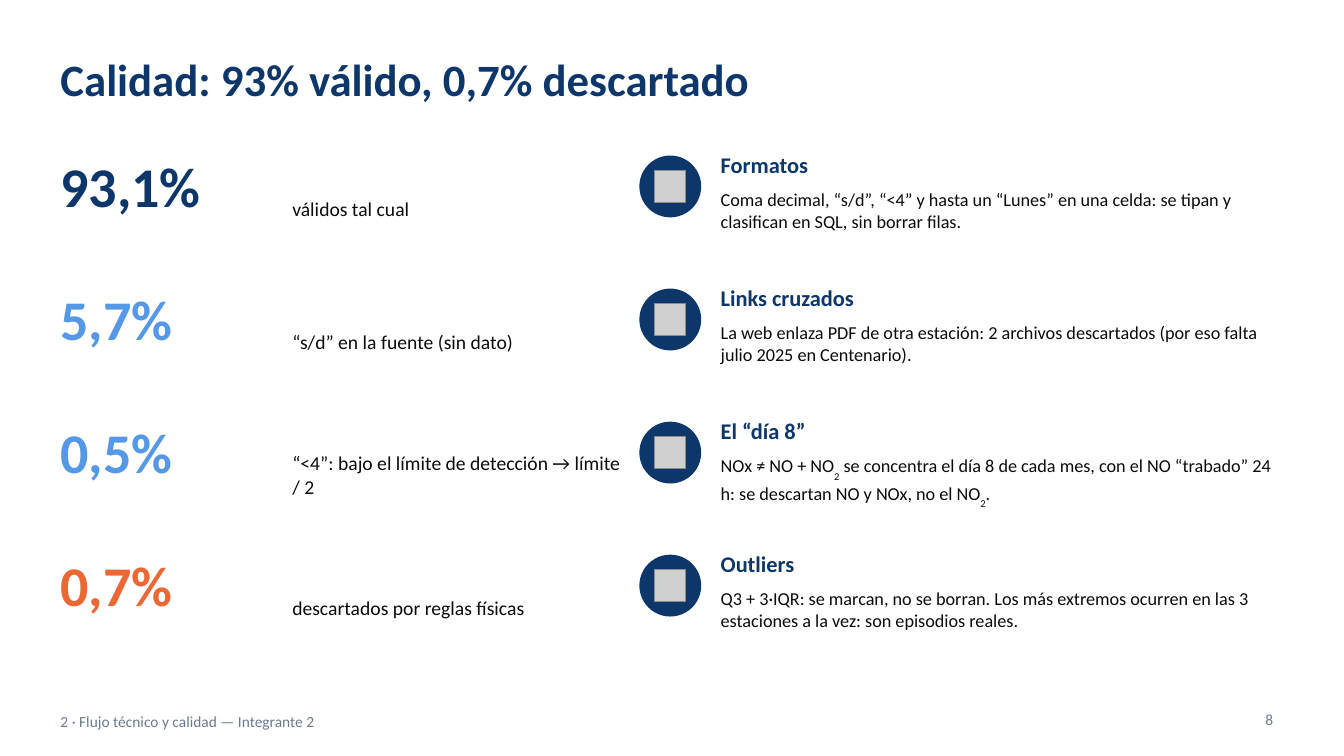
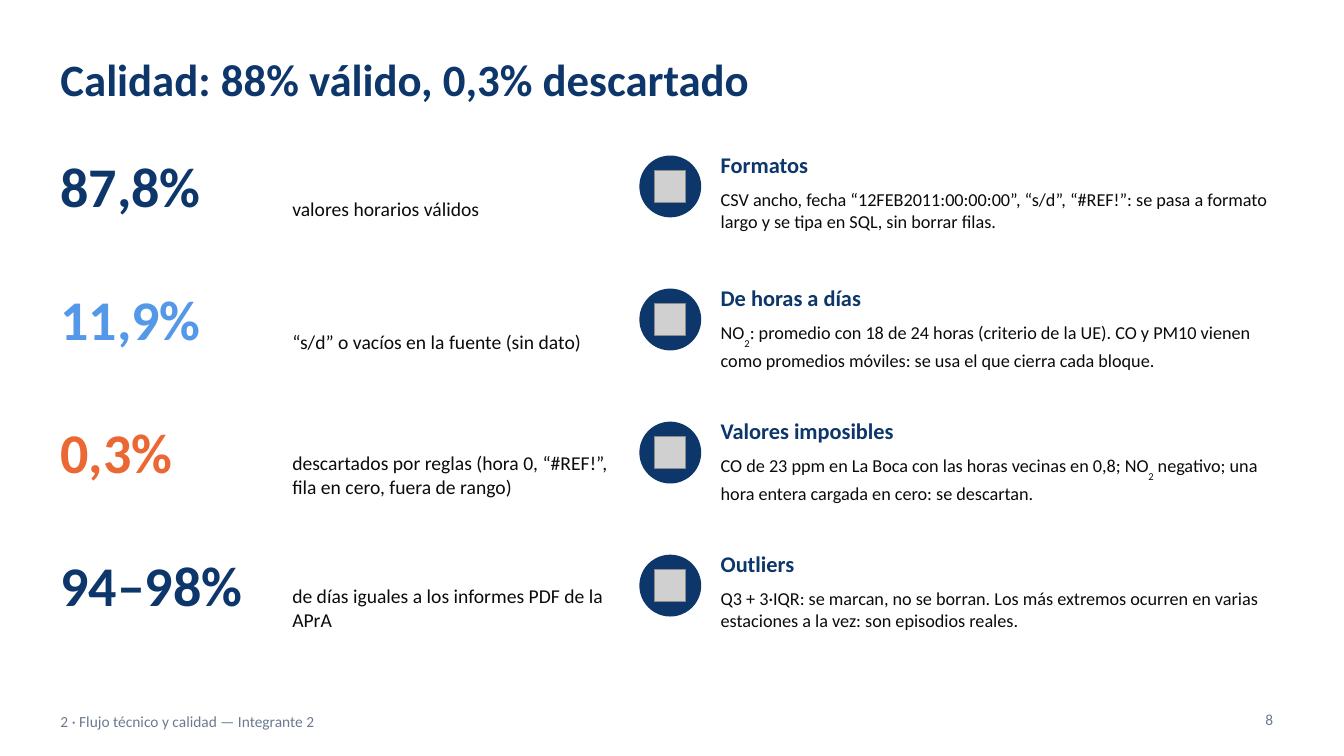
Before and after one commit to ezequielmaranda/nox-ciudad, a slide deck: slide 8 of presentacion/presentacion_tp_aire_oms.pptx. Drawn at 1344x756 pixels with LibreOffice and Linux fonts; fonts in the diff are those of the drawing; grey boxes stand for pictures. Boxes give left, top, right and bottom in pixels: in the first picture for what was removed or moved away, otherwise in the second. Text is boxed around its words. In the diff, an @@ line names an element or a change of style, - is before the commit and + after.

```diff
--- a/presentacion/presentacion_tp_aire_oms.pptx
+++ b/presentacion/presentacion_tp_aire_oms.pptx
@@ title at [60, 64, 749, 102]: text changed @@
-Calidad: 93% válido, 0,7% descartado
+Calidad: 88% válido, 0,3% descartado
@@ text at [60, 168, 200, 215]: text changed @@
-93,1%
+87,8%
@@ text at [292, 202, 479, 216]: text changed @@
-válidos tal cual
+valores horarios válidos
@@ text at [721, 193, 1267, 231]: text changed @@
-Coma decimal, “s/d”, “<4” y hasta un “Lunes” en una celda: se tipan y clasifican en SQL, sin borrar filas.
+CSV ancho, fecha “12FEB2011:00:00:00”, “s/d”, “#REF!”: se pasa a formato largo y se tipa en SQL, sin borrar filas.
@@ text at [721, 290, 861, 306]: text changed @@
-Links cruzados
+De horas a días
@@ text at [60, 301, 200, 348]: text changed @@
-5,7%
+11,9%
@@ text at [721, 326, 1251, 370]: text changed @@
-La web enlaza PDF de otra estación: 2 archivos descartados (por eso falta julio 2025 en Centenario).
+NO2: promedio con 18 de 24 horas (criterio de la UE). CO y PM10 vienen como promedios móviles: se usa el que cierra cada bloque.
@@ text at [292, 335, 581, 352]: text changed @@
-“s/d” en la fuente (sin dato)
+“s/d” o vacíos en la fuente (sin dato)
@@ text at [60, 434, 172, 481]: text changed; text colour #5598E7 to #EB6834 @@
-0,5%
+0,3%
@@ text at [721, 423, 894, 443]: text changed @@
-El “día 8”
+Valores imposibles
@@ text at [292, 456, 608, 498]: text changed @@
-“<4”: bajo el límite de detección → límite / 2
+descartados por reglas (hora 0, “#REF!”, fila en cero, fuera de rango)
@@ text at [721, 459, 1258, 503]: text changed @@
-NOx ≠ NO + NO2 se concentra el día 8 de cada mes, con el NO “trabado” 24 h: se descartan NO y NOx, no el NO2.
+CO de 23 ppm en La Boca con las horas vecinas en 0,8; NO2 negativo; una hora entera cargada en cero: se descartan.
@@ text at [60, 567, 242, 607]: text changed; text colour #EB6834 to #0D366B @@
-0,7%
+94–98%
@@ text at [292, 589, 603, 627]: text changed @@
-descartados por reglas físicas
+de días iguales a los informes PDF de la APrA
@@ text at [721, 592, 1258, 630]: text changed @@
-Q3 + 3·IQR: se marcan, no se borran. Los más extremos ocurren en las 3 estaciones a la vez: son episodios reales.
+Q3 + 3·IQR: se marcan, no se borran. Los más extremos ocurren en varias estaciones a la vez: son episodios reales.
```
Also in this commit, not shown: 13 other slides changed, 2 slides added, 1 other file.
